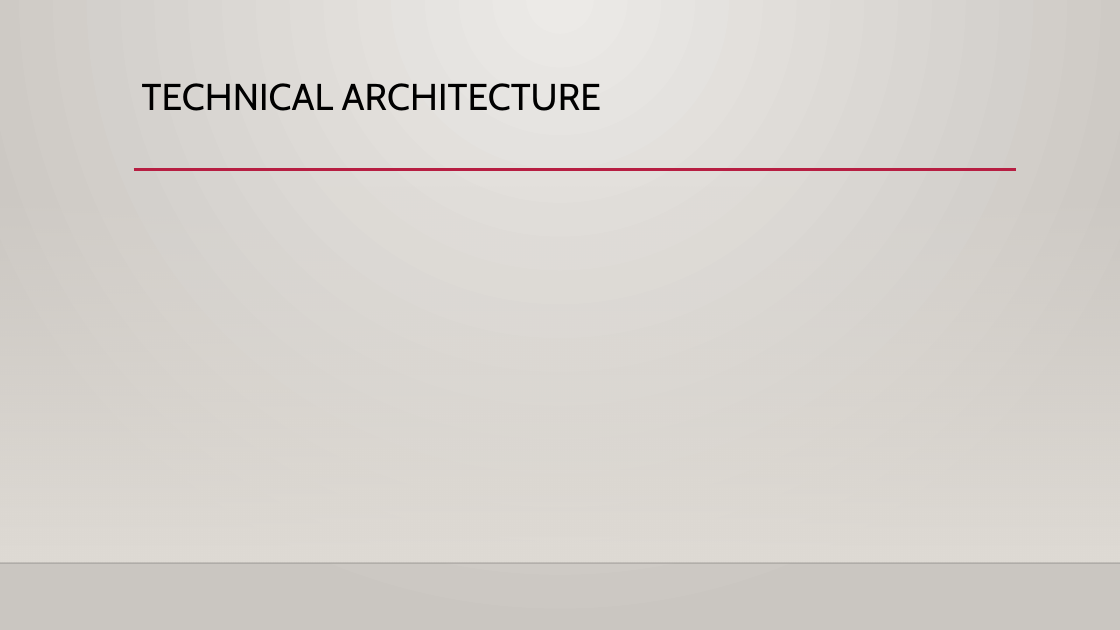
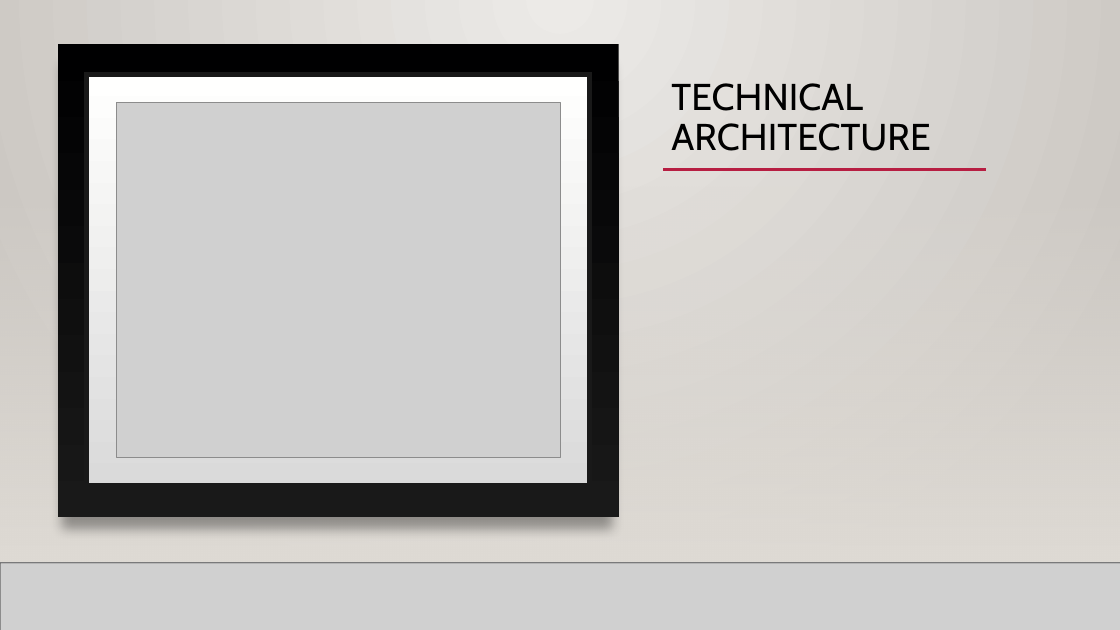
Before and after one commit to Shan-KulK/SENG3011_Y_2, a slide deck: slide 4 of Reports/SENG3011 D3.pptx. Drawn at 1120x630 pixels with LibreOffice and Linux fonts; fonts in the diff are those of the drawing; grey boxes stand for pictures; background and template pictures are left out. Boxes give left, top, right and bottom in pixels: in the first picture for what was removed or moved away, otherwise in the second. Text is boxed around its words. In the diff, an @@ line names an element or a change of style, - is before the commit and + after.

```diff
--- a/Reports/SENG3011 D3.pptx
+++ b/Reports/SENG3011 D3.pptx
@@ rectangle added at box(0, 0, 1120, 630), fill gradient #ECEAE7 to #CAC7C1 @@
@@ rectangle added at box(58, 45, 619, 518), fill gradient #000001 to #191919 @@
@@ rectangle added at box(87, 75, 589, 485), fill gradient #DADADA to #FFFFFE, outline #191919 4 pt @@
@@ title "TECHNICAL ARCHITECTURE" rewrapped from box(142, 83, 601, 111) to box(671, 83, 930, 151) @@
@@ picture added at box(117, 103, 560, 458) @@
@@ line added from (663, 170) to (986, 170), #B71E42 2.5 pt @@
@@ rectangle added at box(0, 186, 1120, 563), fill gradient #DFDBD5 @@
@@ picture added at box(0, 563, 1120, 630) @@
@@ line added from (0, 563) to (1120, 563), #000001 1 pt @@
```
Also in this commit, not shown: 1 slide added.
